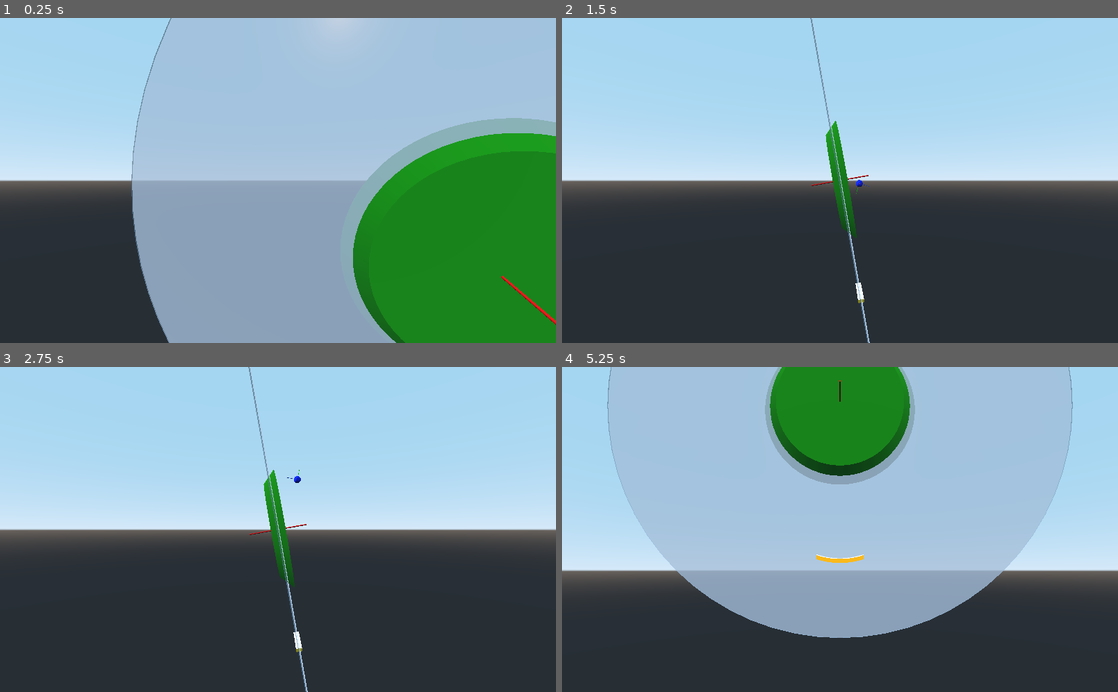
Above: before the commit, frames 1-4 (two rows, left to right).
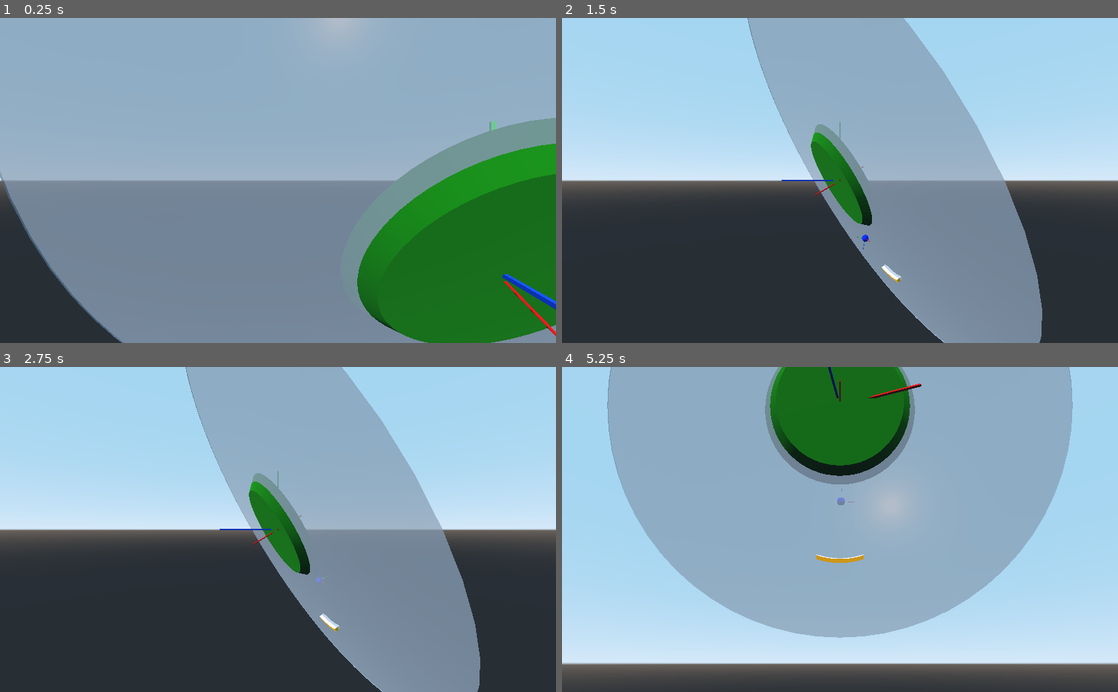
Above: after the commit, the same moments.

Repository: teratron/treaker
Game: Godot game, scene res://src/world/World.tscn
The game is run twice, just before and just after one commit, with the same random seed, the same clock (stepped at 60 frames per second) and the same inputs.
Inputs (mouse positions are in pixels of both pictures, inside the frame that each line leads up to):
- Up to frame 1 (0.25 s): no input
- Up to frame 2 (1.5 s): tap Enter at 0.5 s; move the mouse to (867, 180) at 0.52 s; press the mouse at (867, 180) at 0.53 s; hold W (move_forward) from 0.53 s (still down); tap Space (move_up) at 1.25 s; move the mouse to (812, 180) at 1.27 s; release the mouse at (812, 180) at 1.28 s; tap C (toggle_camera) at 1.35 s; click (812, 180) at 1.42 s
- Up to frame 3 (2.75 s): keep holding W (move_forward); move the mouse to (289, 523) at 2.02 s; tap Alt (use_ability) at 2.1 s; click (289, 523) at 2.17 s
- Up to frame 4 (5.25 s): keep holding W (move_forward); tap Enter at 2.75, 5 s; move the mouse to (834, 536) at 2.77 s; tap P at 2.85 s; click (834, 536) at 2.92 s; move the mouse to (878, 532) at 3.52 s; tap T at 3.6 s; click (878, 532) at 3.67 s; tap Space (move_up) at 4.25 s; move the mouse to (795, 526) at 4.27 s; click (795, 526) at 4.35 s; move the mouse to (845, 529) at 5.02 s; hold C (toggle_camera) from 5.03 s (still down); click (845, 529) at 5.17 s

The runs differ from the first frame. In frame 1, 77% of the frame differs, in the area x 0-100%, y 0-100%; in frame 2, 30%; in frame 3, 30%; in frame 4, 75%.

Commit message:
Velocity ball

Diff:
--- a/app/src/player/Ball.gd
+++ b/app/src/player/Ball.gd
@@ -19,8 +19,12 @@
 
 
 func _integrate_forces(state):
+	#prints(state, "+++")
 	if status == HOVERED:
-		move(state.linear_velocity.normalized())
+		#prints(velocity,state.get_velocity_at_local_position(velocity).normalized())
+		#move(state.get_velocity_at_local_position(velocity))
+		#move(state.linear_velocity)
+		pass
 #		if !velocity.normalized().is_equal_approx(state.linear_velocity.normalized()):
 #			velocity = state.linear_velocity.normalized() * speed #* state.get_step())
 #			velocity.z = 0
@@ -43,6 +47,12 @@
 #				state.linear_velocity *= state.get_contact_local_normal(i)
 #		else:
 #			set_linear_velocity(velocity)
+
+
+func _physics_process(delta):
+	if status == HOVERED:
+		prints(velocity.normalized(), linear_velocity, player.transform.basis)
+		#print(deg2rad(30))
 
 
 func set_radius(value: float) -> void:
@@ -68,15 +78,22 @@
 
 
 func start(direction: Vector3) -> void:
-	move(direction.normalized())
+	move(direction)
 	status = HOVERED
 
 
-func move(value: Vector3) -> void:
-	velocity = value * speed #* get_physics_process_delta_time())
+func move(direction: Vector3) -> void:
+	#if !direction.is_normalized():
+#	if !direction.normalized().is_equal_approx(linear_velocity.normalized()):
+#		pass
+	#prints(transform.basis.y, direction, player.transform.basis.xform(transform.basis.y), player.transform.basis.xform(transform.basis.y).normalized())
+	velocity = direction.normalized() * speed #* get_physics_process_delta_time())
 	#velocity.z = 0
 	velocity = player.transform.basis.xform(velocity)
+	#prints("-", velocity, velocity.length())
+
 	set_linear_velocity(velocity)
+	#set_linear_velocity(transform.basis.xform(velocity))
 
 
 func stop() -> void:
--- a/app/src/player/Ball.tscn
+++ b/app/src/player/Ball.tscn
@@ -21,7 +21,6 @@
 contacts_reported = 4
 contact_monitor = true
 sleeping = true
-axis_lock_linear_z = true
 script = ExtResource( 1 )
 
 [node name="MeshInstance" type="MeshInstance" parent="."]
--- a/app/src/player/Player.gd
+++ b/app/src/player/Player.gd
@@ -42,6 +42,7 @@
 
 	#prints(global_transform.basis, rotor.global_transform.basis)
 	#print(deg2rad(10))
+	#prints(transform.basis.xform(Vector3(0,1,0)), ball.player.transform.basis.xform(Vector3(0,1,0)))
 
 
 #func _physics_process(_delta):
@@ -52,7 +53,9 @@
 	if event is InputEventKey || InputEventMouseButton:
 		if event.is_action_pressed("use_shot"):
 			if ball.status == ball.PARKED:
+				#prints(ball.transform.basis.y, transform.basis.xform(ball.transform.basis.y))
 				ball.start(ball.transform.basis.y)
+				#ball.start(transform.basis.xform(ball.transform.basis.y))
 
 		if event.is_action_pressed("ui_pause"):
 			ball.pause()
--- a/app/src/state/State.gd
+++ b/app/src/state/State.gd
@@ -3,14 +3,12 @@
 
 var state_machine = null
 var state_parent  = null
-var state_owner   = null
 
 
 func _ready():
 	yield(owner, "ready")
 	state_parent = get_parent()
-	state_owner  = owner
-	assert(state_parent != null && state_owner != null)
+	assert(state_parent != null)
 
 
 func input(_event: InputEvent) -> void:
--- a/app/src/world/World.tscn
+++ b/app/src/world/World.tscn
@@ -27,7 +27,7 @@
 [node name="Debug" parent="." instance=ExtResource( 1 )]
 
 [node name="Player" parent="." instance=ExtResource( 2 )]
-transform = Transform( 1, 0, 0, 0, 0.984808, -0.173648, 0, 0.173648, 0.984808, 0, 0, 0 )
+transform = Transform( 0.965926, 0.12941, 0.224144, 0, 0.866025, -0.5, -0.258819, 0.482963, 0.836516, 0, 0, 0 )
 
 [node name="Bricks" type="StaticBody" parent="Player"]
 
@@ -58,4 +58,3 @@
 
 [node name="Axis" parent="." instance=ExtResource( 4 )]
 transform = Transform( 5, 0, 0, 0, 5, 0, 0, 0, 5, 0, 0, 0 )
-visible = false
